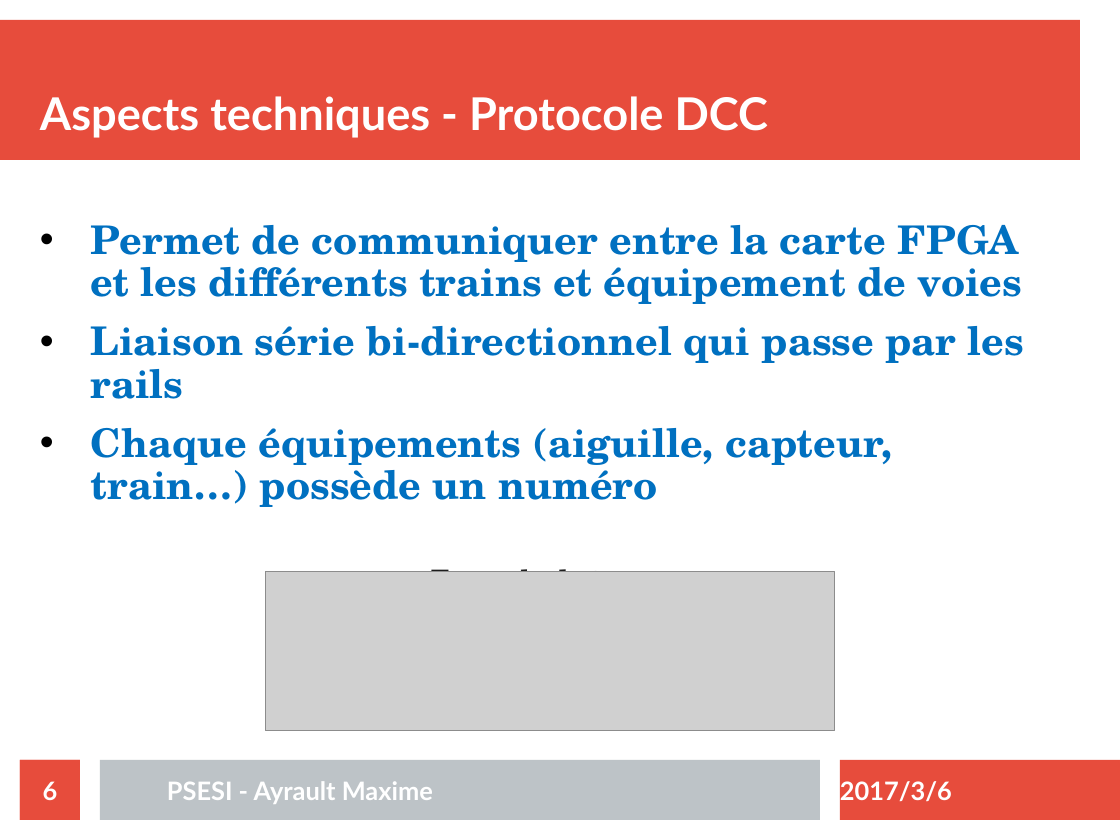
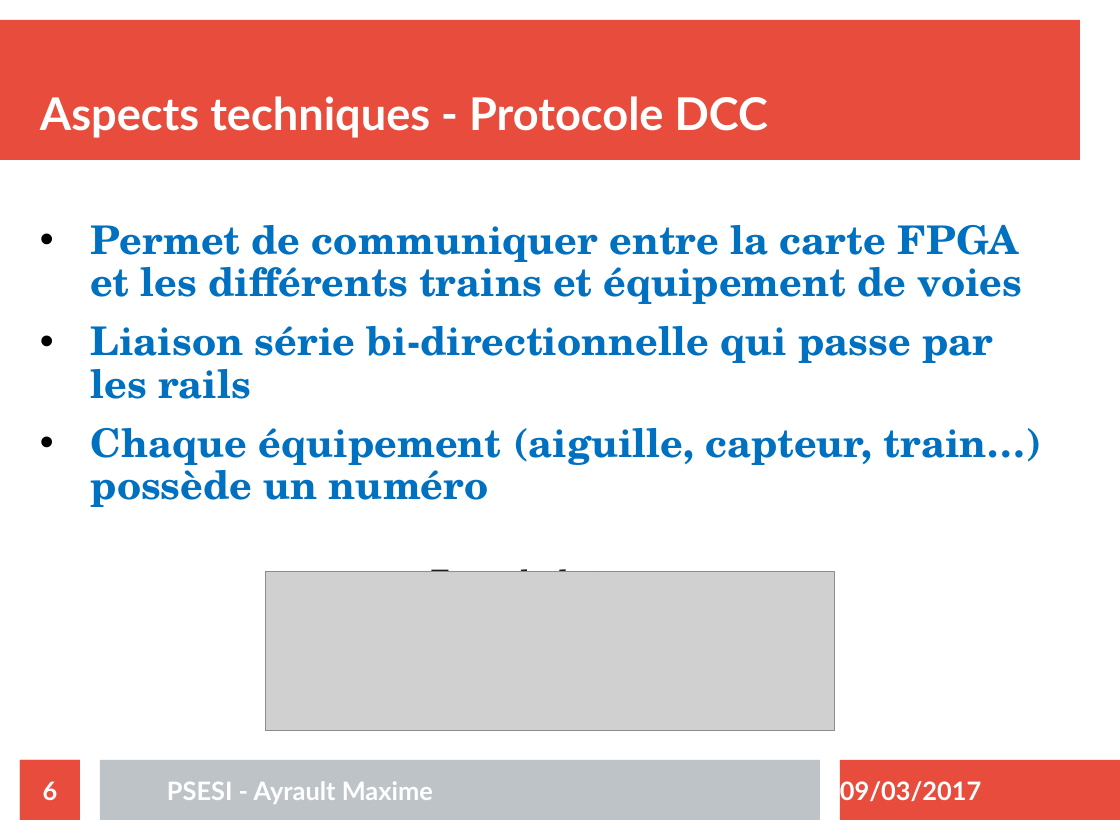
Before and after one commit to maximouth/psesi, a slide deck: slide 6 of Presentation/presentation.odp. Drawn at 1120x840 pixels with LibreOffice and Linux fonts; fonts in the diff are those of the drawing; grey boxes stand for pictures. Boxes give left, top, right and bottom in pixels: in the first picture for what was removed or moved away, otherwise in the second. Text is boxed around its words. In the diff, an @@ line names an element or a change of style, - is before the commit and + after.

```diff
--- a/Presentation/presentation.odp
+++ b/Presentation/presentation.odp
@@ text at (x1=91, y1=326, x2=1042, y2=507): text changed @@
-      • Liaison série bi-directionnel qui passe par les rails
-      • Chaque équipements (aiguille, capteur, train…) possède un numéro
+      • Liaison série bi-directionnelle qui passe par les rails
+      • Chaque équipement (aiguille, capteur, train…) possède un numéro
@@ text at (x1=840, y1=781, x2=982, y2=801): text changed @@
-2017/3/6
+09/03/2017
```
Also in this commit, not shown: 22 other slides changed, 2 slides added, 28 other files.
